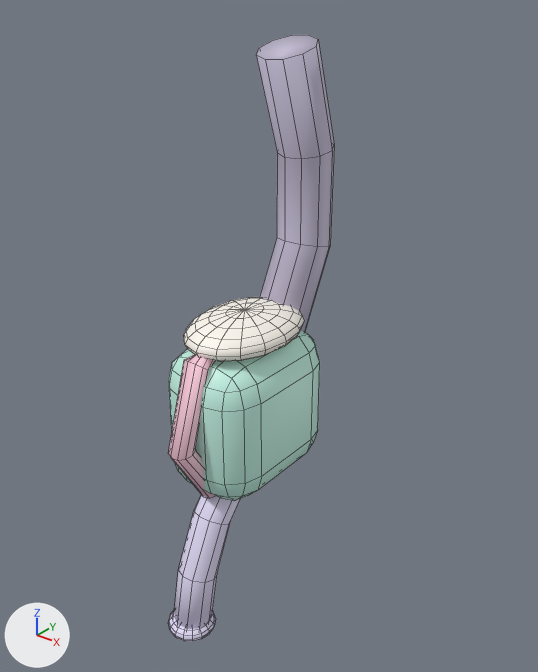
One commit to the FBX model Assets/_Project/Art/Tools/Tool_FuelNozzle.fbx: the scene before it, then after it.
Rendered twice from a camera (50 mm lens) standing at (0.1365, -0.1289, 0.1984) and looking at (-0.0006, 0.0426, 0.0921). Lighting does not change. The marker at lower left points along +X, +Y and +Z. The first picture is the older version. Mesh edges are drawn as thin lines.

Objects in the first picture: 'Tool_FuelNozzle'.
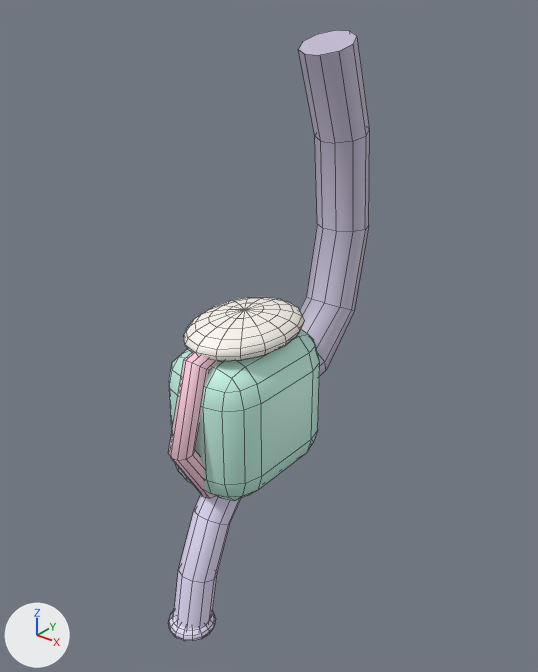
Pixel boxes [x1, y1, x2, y2] of what changed, in the pictures (538 x 672 px; the box of a moved part takes in the faces that stretch with it):
'Tool_FuelNozzle', reshaped (22% wider)
    before: [168, 35, 334, 642]
    after: [168, 30, 370, 642]
part 1 of me_tool_fuelnozzle, rebuilt
    before: [256, 35, 334, 332]
    after: [298, 30, 370, 376]
part 2 of me_tool_fuelnozzle, moved or reshaped
    before: [194, 494, 240, 524]
    after: [194, 494, 241, 524]
part 3 of me_tool_fuelnozzle, moved or reshaped
    before: [168, 355, 215, 460]
    after: [168, 352, 218, 460]

Edits to the bpy script that builds the scene:
```text
Change me_tool_fuelnozzle:
    used by ob_tool_fuelnozzle; location = (0.0, 0.0, 0.0); rotation_euler = (1.571, 0.0, 0.0), in degrees (90, 0, 0)
    verts and faces of me_tool_fuelnozzle; kept vertices keep their numbers, new ones are numbered from 604
    before: 30 (0.004, 0.047, -0.026), 31 (0.0, 0.046, -0.027), 32 (-0.004, 0.047, -0.026), 33 (-0.006, 0.049, -0.024), 34 (-0.006, 0.051, -0.021)
    before: 35 (-0.004, 0.053, -0.018), 36 (0.0, 0.054, -0.017), 37 (0.004, 0.053, -0.018), 38 (0.006, 0.051, -0.02), 39 (0.006, 0.049, -0.023)
    remove me_tool_fuelnozzle.from_pydata(...)  # 604 vertices, 612 faces; spans x -0.017..0.017, y -0.003..0.183, z -0.069..0.008
    add me_tool_fuelnozzle.from_pydata(...)  # 624 vertices, 632 faces; spans x -0.017..0.017, y -0.003..0.183, z -0.092..0.008
    me_tool_fuelnozzle part 1: the loose piece of 40 vertices spanning x -0.009..0.009, y 0.086..0.183, z -0.069..-0.037 is rebuilt with 60 vertices and now spans x -0.009..0.009, y 0.065..0.183, z -0.092..-0.041
    me_tool_fuelnozzle part 2
    add verts[30] = (0.005, 0.047, -0.025)  # moved
    add verts[31] = (0.001, 0.046, -0.027)  # moved
    add verts[32] = (-0.003, 0.046, -0.026)  # moved
    add verts[33] = (-0.006, 0.048, -0.024)  # moved
    add verts[34] = (-0.006, 0.051, -0.021)  # moved
    add verts[39] = (0.006, 0.049, -0.023)  # moved
    add verts[35] = (-0.005, 0.053, -0.019)  # moved
    add verts[36] = (-0.001, 0.054, -0.017)  # moved
    add verts[37] = (0.003, 0.054, -0.018)  # moved
    add verts[38] = (0.006, 0.052, -0.02)  # moved
    me_tool_fuelnozzle part 3
    8 vertices are removed from x -0.004..0.004, y 0.094..0.098, z -0.011..-0.005
    20 faces are deleted
    2 vertices move from x 0.0, y 0.094..0.098, z -0.011..-0.005 to x -0.001..0.001, y 0.094..0.098, z -0.011..-0.005
    8 vertices are added at x -0.004..0.004, y 0.094..0.098, z -0.011..-0.005
    20 new faces join them, mat_m_injector_pink (pink #ffcedf)
```
